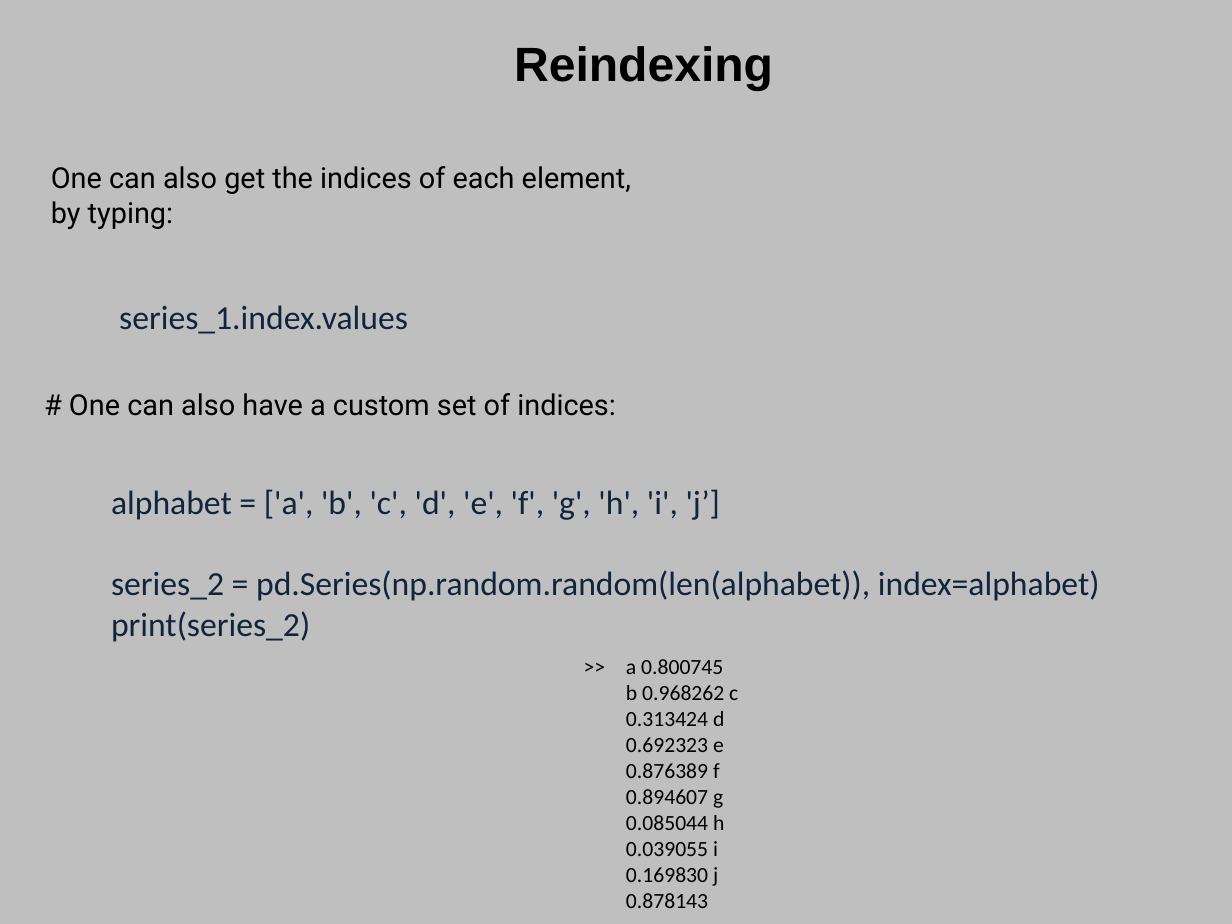
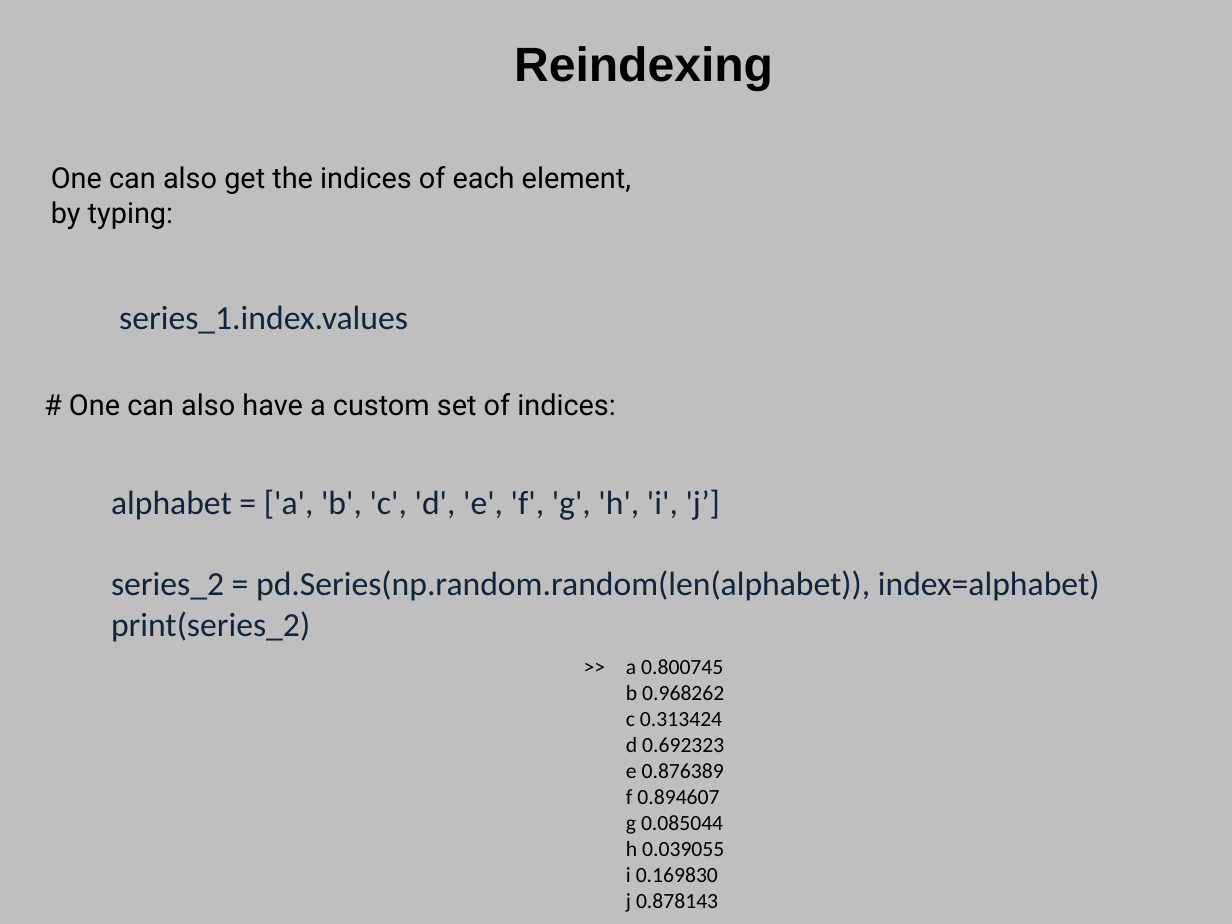
Before and after one commit to elcarrillo/computational_bootcamp_material, a slide deck: slide 4 of day 5-6-python packages/data_manipulation_python.pptx. Drawn at 1232x924 pixels with LibreOffice and Linux fonts; fonts in the diff are those of the drawing. Boxes give left, top, right and bottom in pixels: in the first picture for what was removed or moved away, otherwise in the second. Text is boxed around its words. In the diff, an @@ line names an element or a change of style, - is before the commit and + after.

Commit message:
changes to slides

```diff
--- a/day 5-6-python packages/data_manipulation_python.pptx
+++ b/day 5-6-python packages/data_manipulation_python.pptx
@@ text at (626, 659, 724, 912): text changed @@
-a 0.800745 b 0.968262 c 0.313424 d 0.692323 e 0.876389 f 0.894607 g 0.085044 h 0.039055 i 0.169830 j 0.878143
+a 0.800745 b 0.968262 c 0.313424 d 0.692323 e 0.876389 f 0.894607 g 0.085044 h 0.039055 i 0.169830
+j 0.878143
```
Also in this commit, not shown: 1 other slide changed, 9 other files.
